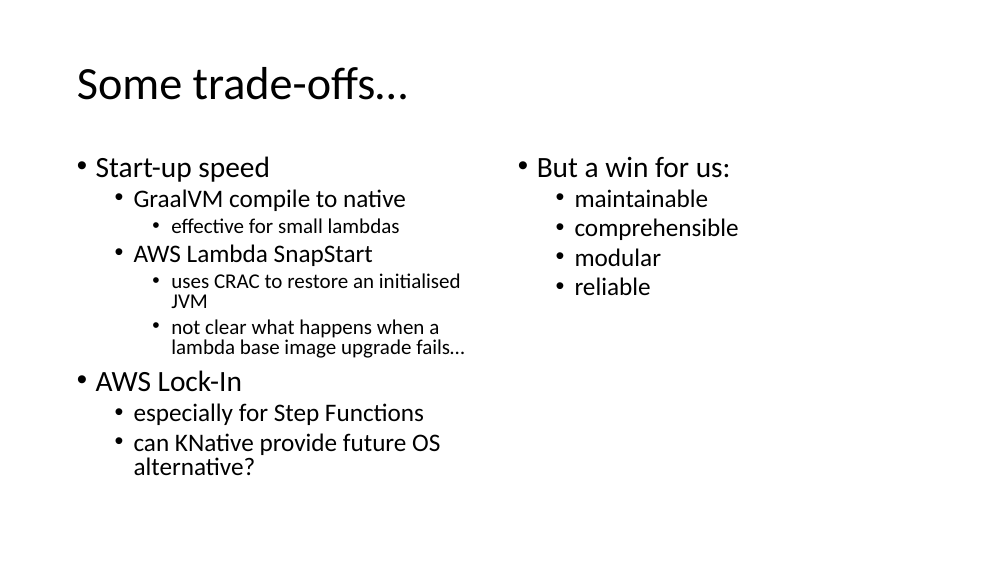
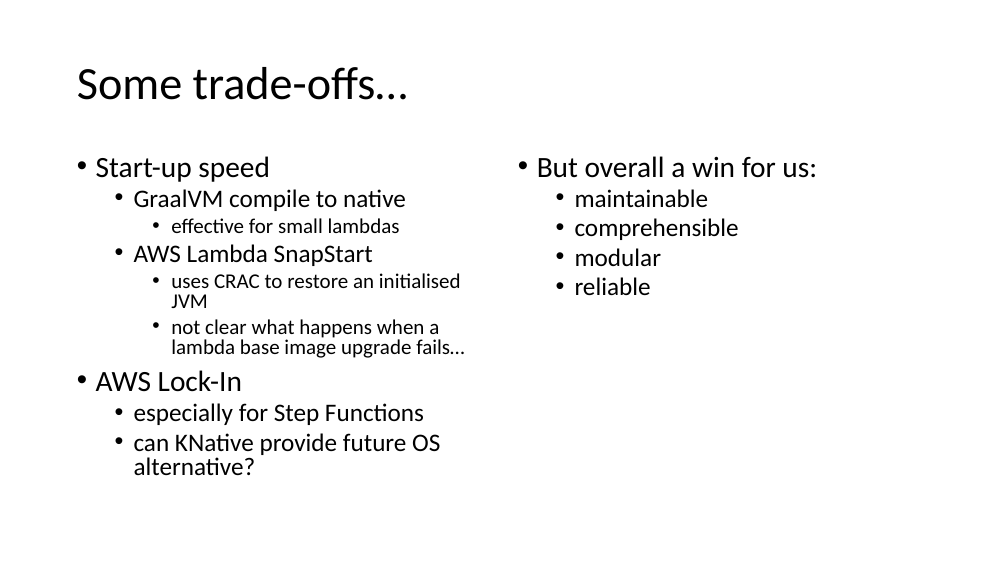
Before and after one commit to annesadleir/devoxx-london-23, a slide deck: slide 14 of FiveYearsOfServerlessJava.pptx. Drawn at 1008x567 pixels with LibreOffice and Linux fonts; fonts in the diff are those of the drawing. Boxes give left, top, right and bottom in pixels: in the first picture for what was removed or moved away, otherwise in the second. Text is boxed around its words. In the diff, an @@ line names an element or a change of style, - is before the commit and + after.

```diff
--- a/FiveYearsOfServerlessJava.pptx
+++ b/FiveYearsOfServerlessJava.pptx
@@ text at (x1=537, y1=156, x2=817, y2=178): text changed @@
-• But a win for us:
+• But overall a win for us:
```
Also in this commit, not shown: 1 other slide changed, 1 other file.
